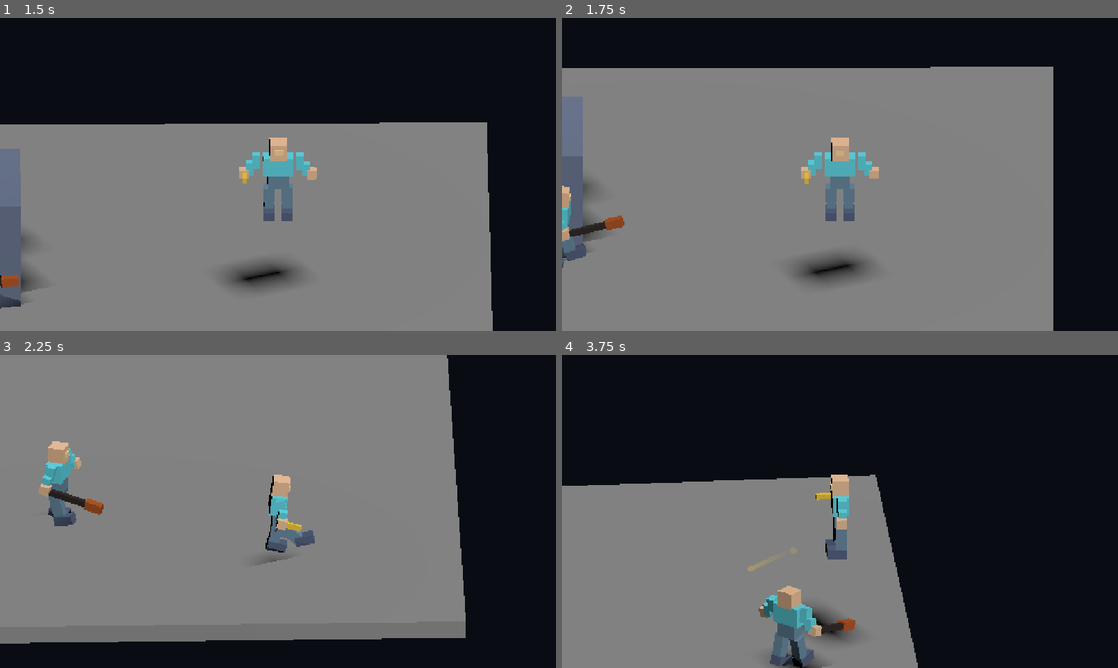
Above: before the commit, frames 1-4 (two rows, left to right).
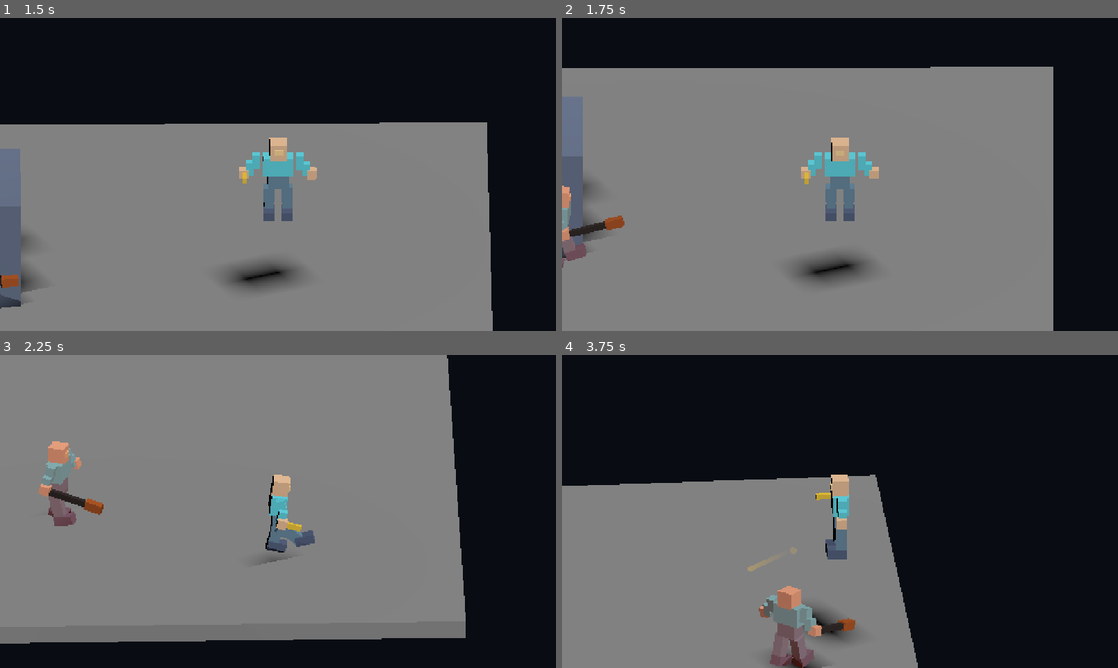
Above: after the commit, the same moments.

Repository: bravado/ACTION-5
Game: Godot game, scene res://demo/ai/encounter.tscn
The game is run twice, just before and just after one commit, with the same random seed, the same clock (stepped at 60 frames per second) and the same inputs. This scene is started directly instead of the project's main scene.
Inputs (mouse positions are in pixels of both pictures, inside the frame that each line leads up to):
- Up to frame 1 (1.5 s): tap Enter at 0.5 s; move the mouse to (400, 158) at 0.52 s; hold D (move_right) 0.53-1.28 s; tap Ctrl (actor_crouch) at 0.6 s; click (400, 158) at 0.67 s; tap Space (actor_jump) at 0.77 s; move the mouse to (166, 190) at 1.27 s; hold S (move_down) from 1.28 s (still down); tap Alt (actor_dodge) at 1.35 s
- Up to frame 2 (1.75 s): keep holding S (move_down); tap Space (actor_jump) at 1.52 s
- Up to frame 3 (2.25 s): move the mouse to (333, 442) at 2.02 s; release S (move_down) at 2.03 s; hold D (move_right) from 2.03 s (still down); tap K (actor_kick) at 2.1 s
- Up to frame 4 (3.75 s): move the mouse to (812, 574) at 2.77 s; release D (move_right) at 2.78 s; hold W (move_up) 2.78-3.53 s; tap J (actor_punch) at 2.85 s; click (812, 574) at 2.92 s; tap Space (actor_jump) at 3.02 s; move the mouse to (1006, 558) at 3.52 s; hold A (move_left) from 3.53 s (still down); hold Shift (actor_run) from 3.53 s (still down)

Frame 1 is identical in both runs. In frame 2, 0.4% of the frame differs, in the area x 0-5%, y 53-80%; in frame 3, 0.9%; in frame 4, 1.4%, in the area x 35-46%, y 73-100%.

Commit message:
feat(d07): add optional per-enemy rig material accent

Diff:
--- a/demo/ai/enemy.tscn
+++ b/demo/ai/enemy.tscn
@@ -22,6 +22,7 @@
 [ext_resource type="Resource" path="res://demo/assets/enemy_skeleton_profile.tres" id="20"]
 [ext_resource type="Script" path="res://addons/action5/animation/combat_animation_adapter.gd" id="21"]
 [ext_resource type="Script" path="res://addons/action5/animation/gun_reload_visual_adapter.gd" id="22"]
+[ext_resource type="Script" path="res://demo/ai/enemy_appearance.gd" id="23"]
 
 [sub_resource type="CapsuleShape3D" id="actor_capsule"]
 radius = 0.35
@@ -98,6 +99,9 @@
 [node name="GunReloadVisual" type="Node" parent="."]
 script = ExtResource("22")
 
+[node name="EnemyAppearance" type="Node" parent="."]
+script = ExtResource("23")
+
 [node name="SocketSource" type="Node" parent="."]
 script = ExtResource("17")
 
Not shown: 1 places in demo/ai/enemy.tscn that only renumber resources
